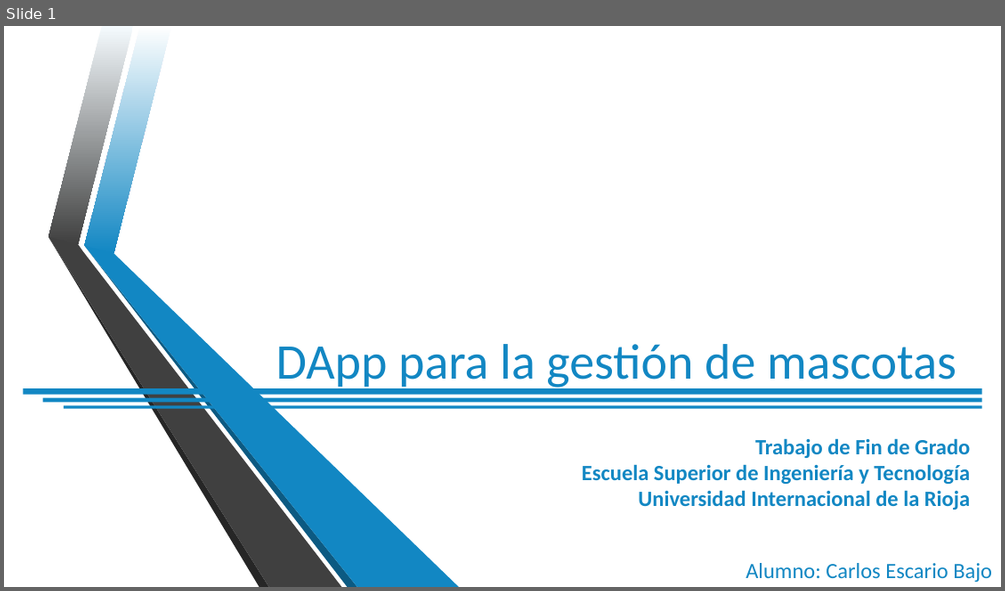
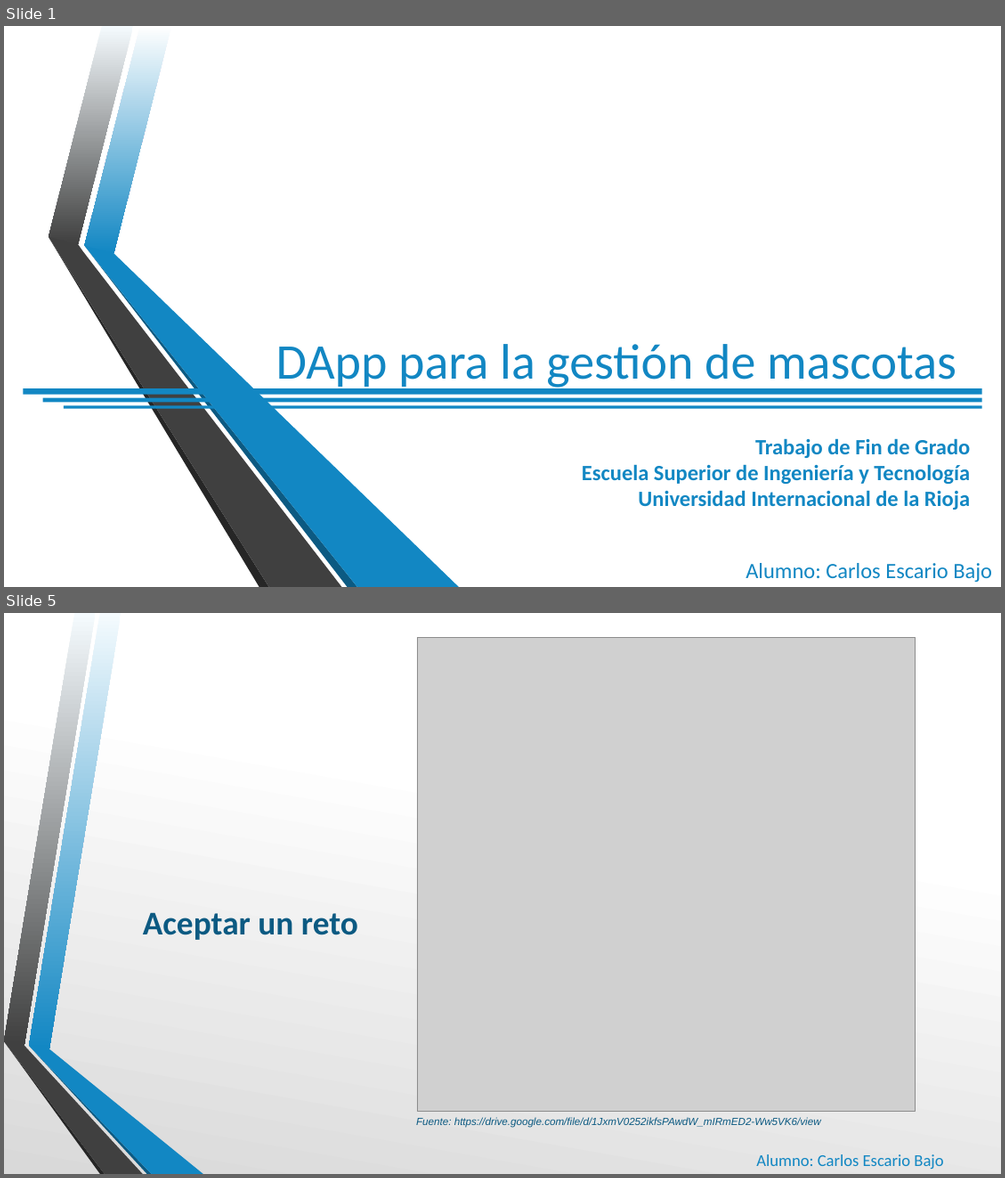
Before and after one commit to cescari/docs, a slide deck: Defensa TFG.pptx. Shown one above the other, each under a label of ours: slide 1 before the commit, slides 1 and 5 after it; the slides between them are not shown. The pictures are 1005x591 and 1005x1178 pixels, drawn with LibreOffice and Linux fonts; fonts in the diff are those of the drawing; grey boxes stand for pictures; background and template pictures are left out. Boxes give left, top, right and bottom in pixels: in the first picture for what was removed or moved away, otherwise in the second. Text is boxed around its words. In the diff, an @@ line names an element or a change of style, - is before the commit and + after.

```diff
--- a/Defensa TFG.pptx
+++ b/Defensa TFG.pptx
@@ slide 5 added at (4, 613, 1001, 1174), background gradient #FFFFFF to #D9D9D9 @@
@@ picture added at (417, 637, 914, 1111) @@
@@ text added at (143, 912, 358, 940), 32 pt, text #0C5A82, bold @@
+Aceptar un reto
@@ group added at (4, 613, 203, 1174): 6 freeform shapes @@
@@ text added at (416, 1117, 821, 1127), 10 pt, text #0C5A82, italic @@
+Fuente: https://drive.google.com/file/d/1JxmV0252ikfsPAwdW_mIRmED2-Ww5VK6/view
@@ text added at (756, 1154, 943, 1168), 16 pt, text #1287C3 @@
+Alumno: Carlos Escario Bajo
```
Also in this commit, not shown: 4 other slides added, 2 slides removed.
